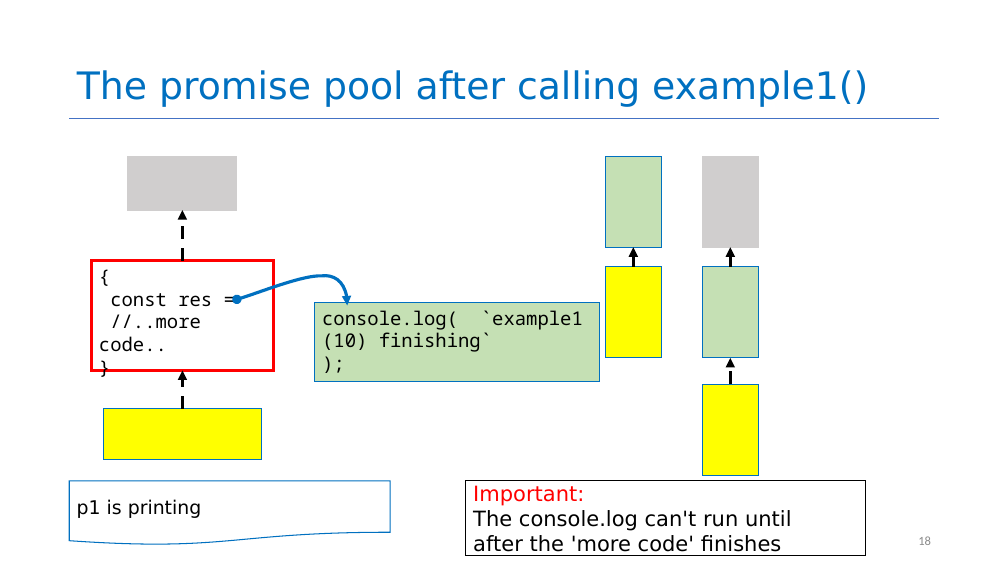
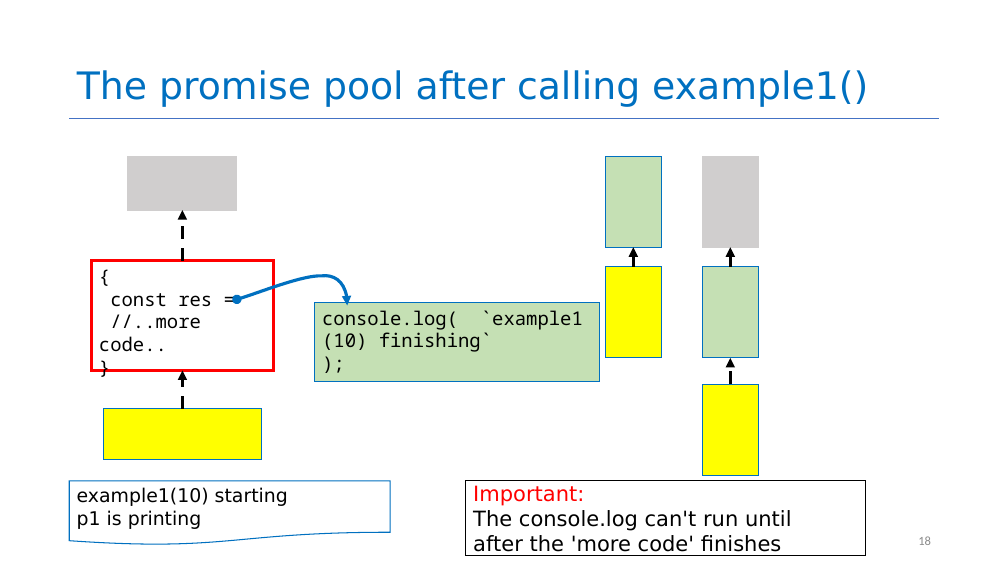
Before and after one commit to neu-se/CS4530-Spring-2025, a slide deck: slide 18 of Slides/Module 06 Concurrency Patterns in Typescript.pptx. Drawn at 1008x567 pixels with LibreOffice and Linux fonts; fonts in the diff are those of the drawing. Boxes give left, top, right and bottom in pixels: in the first picture for what was removed or moved away, otherwise in the second. Text is boxed around its words. In the diff, an @@ line names an element or a change of style, - is before the commit and + after.

```diff
--- a/Slides/Module 06 Concurrency Patterns in Typescript.pptx
+++ b/Slides/Module 06 Concurrency Patterns in Typescript.pptx
@@ text in flow chart document at bbox=[77, 487, 288, 506]: paragraph added @@
+example1(10) starting
```
Also in this commit, not shown: 1 other file.
